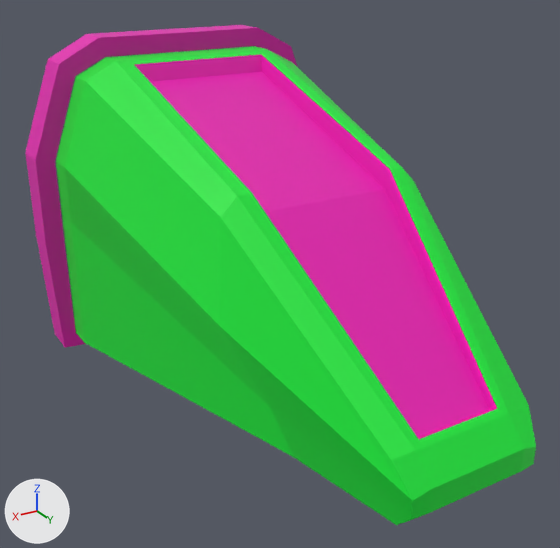
The FBX model Assets/Enviro/Statek_czesci/fbx+material/czesc_1.fbx as it was, and as the next commit left it.
Before and after are seen from a camera (50 mm lens) standing at (3.21, -0.65, 3.71) and looking at (0.2, -5.66, 1.2). Every picture has the same lights, and +X, +Y and +Z are marked at lower left. Where no turn or scale is listed for an object, it has been applied to the vertices.
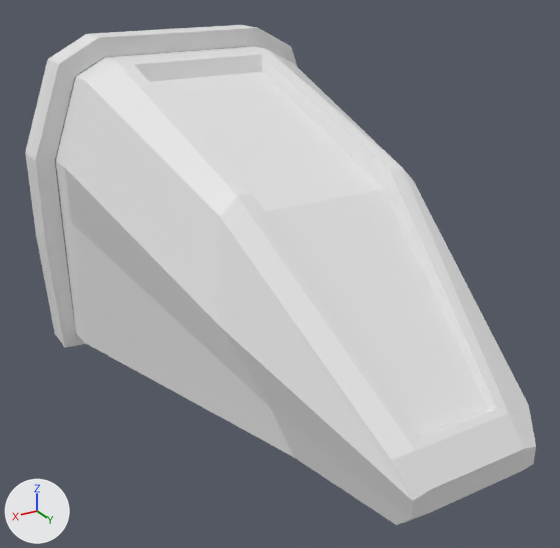
The newer file is also turned or shifted as a whole; pictures and numbers use the older file's frame.

Boxes [x1, y1, x2, y2] around the edits, measured in the pictures (560 x 548 px):
part 1 of me_cube_007, recoloured (pink to white): [25, 25, 497, 439] in both
part 2 of me_cube_007, recoloured (green to white): [56, 46, 536, 525] in both

The change, as a diff of the scene's bpy script:
```diff
--- a/Assets/Enviro/Statek_czesci/fbx+material/czesc_1.fbx.py
+++ b/Assets/Enviro/Statek_czesci/fbx+material/czesc_1.fbx.py
@@ me_cube_007 @@
 me_cube_007.from_pydata(...)  # 128 vertices, 126 faces; spans x -1.5..1.5, y -2.03..2.52, z -0.29..2.7
 # used by ob_cube_005; location = (0.082, -5.95, 0.213)
+# me_cube_007 part 1: all 56 faces that had it switch from mat_material_004 (pink #e712b2) to no material
+# me_cube_007 part 2: all 70 faces that had it switch from mat_material_006 (green #11e73a) to no material
```
